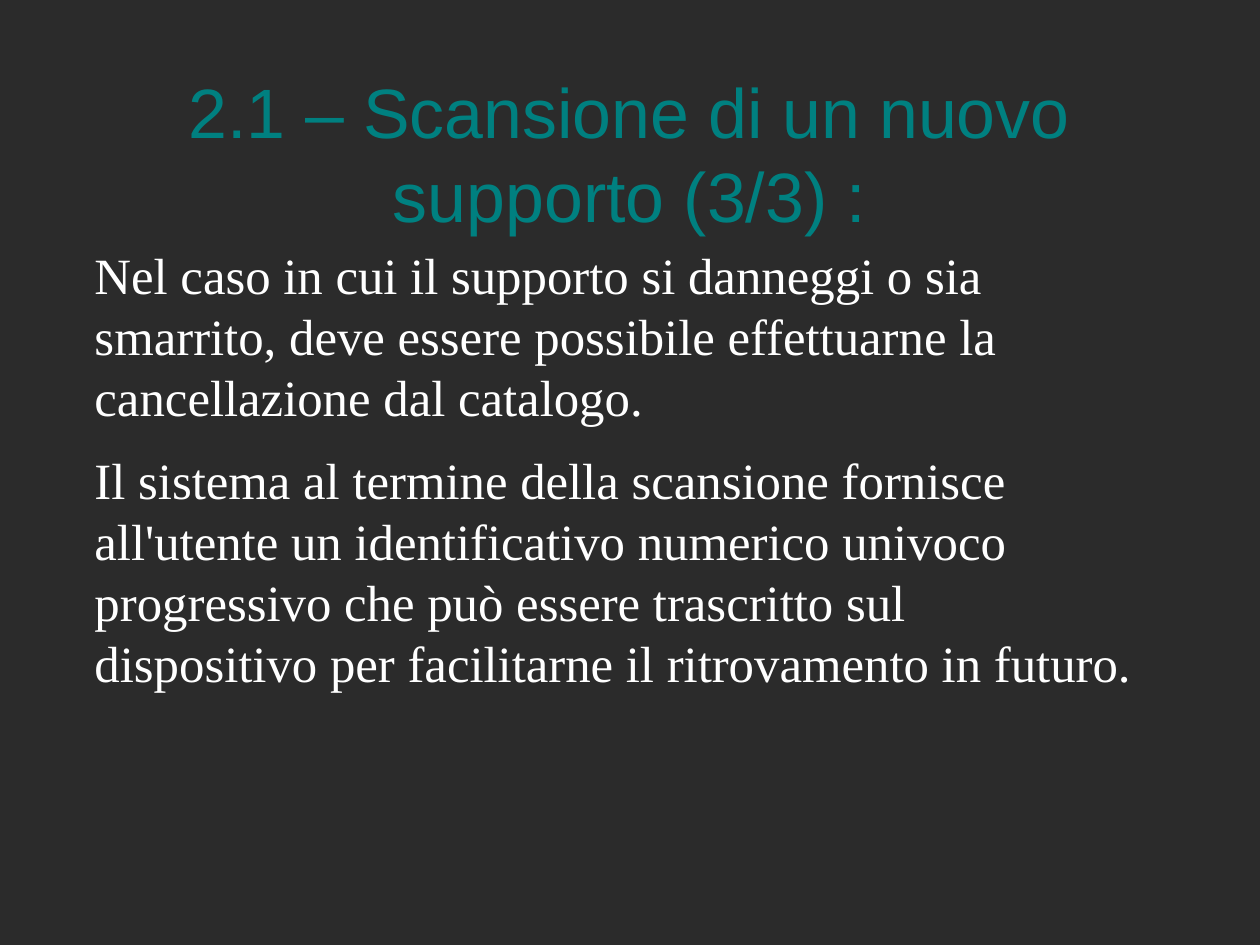
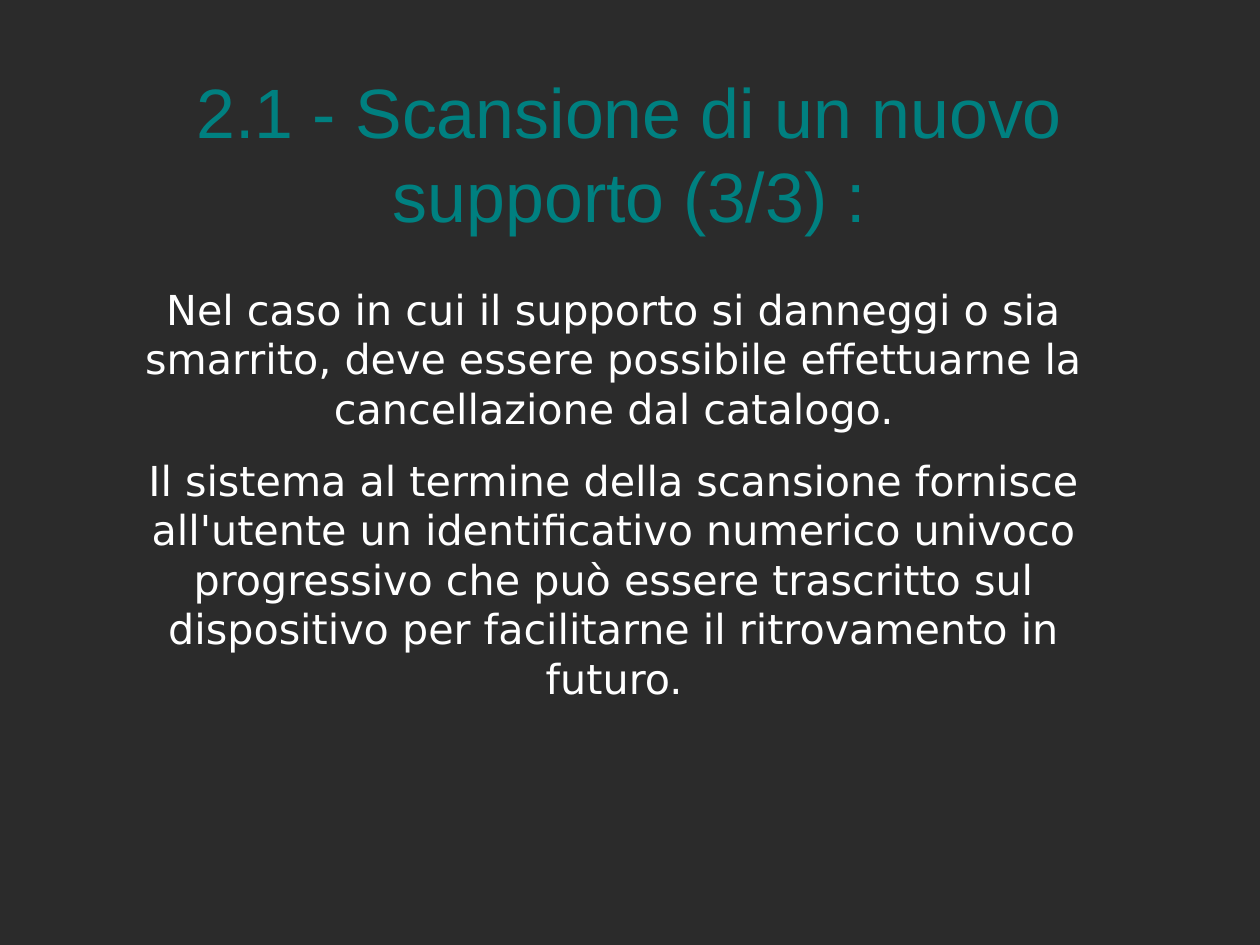
Before and after one commit to Muffo/medialog, a slide deck: slide 8 of presentazione MediaLog.odp. Drawn at 1260x945 pixels with LibreOffice and Linux fonts; fonts in the diff are those of the drawing; background and template pictures are left out; a plain dark background stands for a picture behind light text. Boxes give left, top, right and bottom in pixels: in the first picture for what was removed or moved away, otherwise in the second. Text is boxed around its words. In the diff, an @@ line names an element or a change of style, - is before the commit and + after.

```diff
--- a/presentazione MediaLog.odp
+++ b/presentazione MediaLog.odp
@@ title at [197,87,1062,235]: text changed @@
-2.1 – Scansione di un nuovo supporto (3/3) :
+2.1 - Scansione di un nuovo supporto (3/3) :
@@ text "Nel caso in cui il ...": place and size @@
-text "Nel caso in cui il ..." at [94,258,1131,693]
+text "Nel caso in cui il ..." at [145,293,1082,695]
@@ text "Nel caso in cui il ..." at [145,293,1082,695]: size 32 to 26 pt, font Times New Roman to DejaVu Sans; alignment left to centre @@
```
Also in this commit, not shown: 17 other slides changed, 22 slides added, 2 slides removed, 13 other files.
